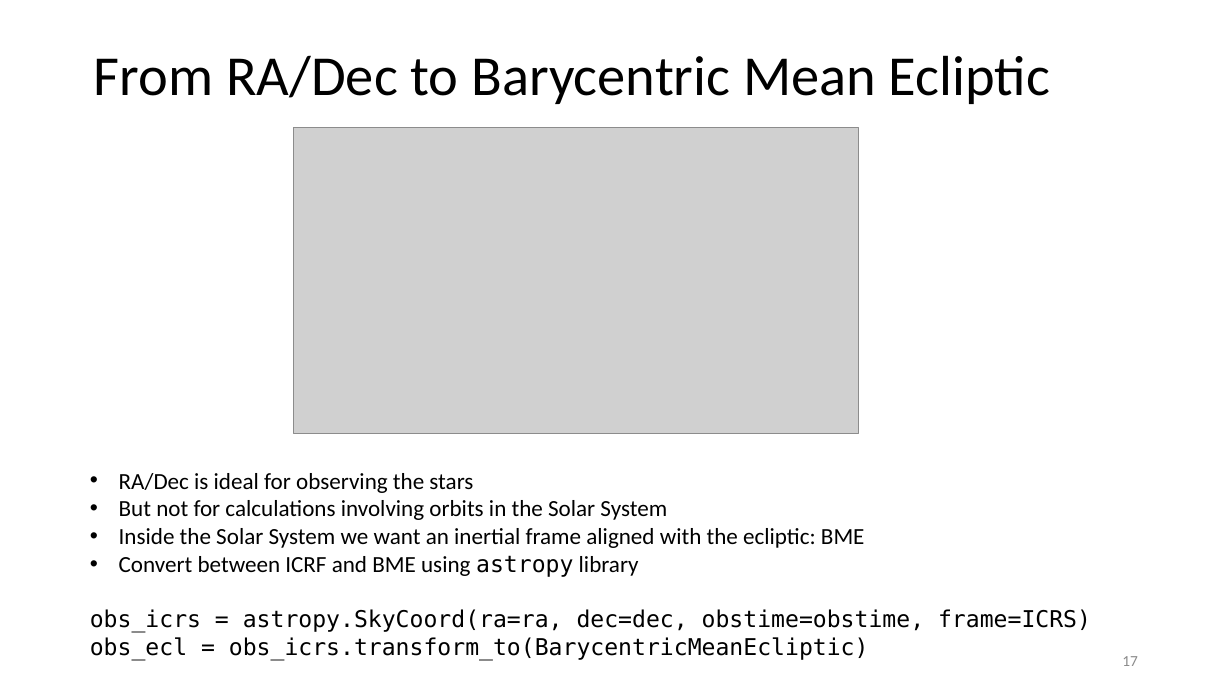
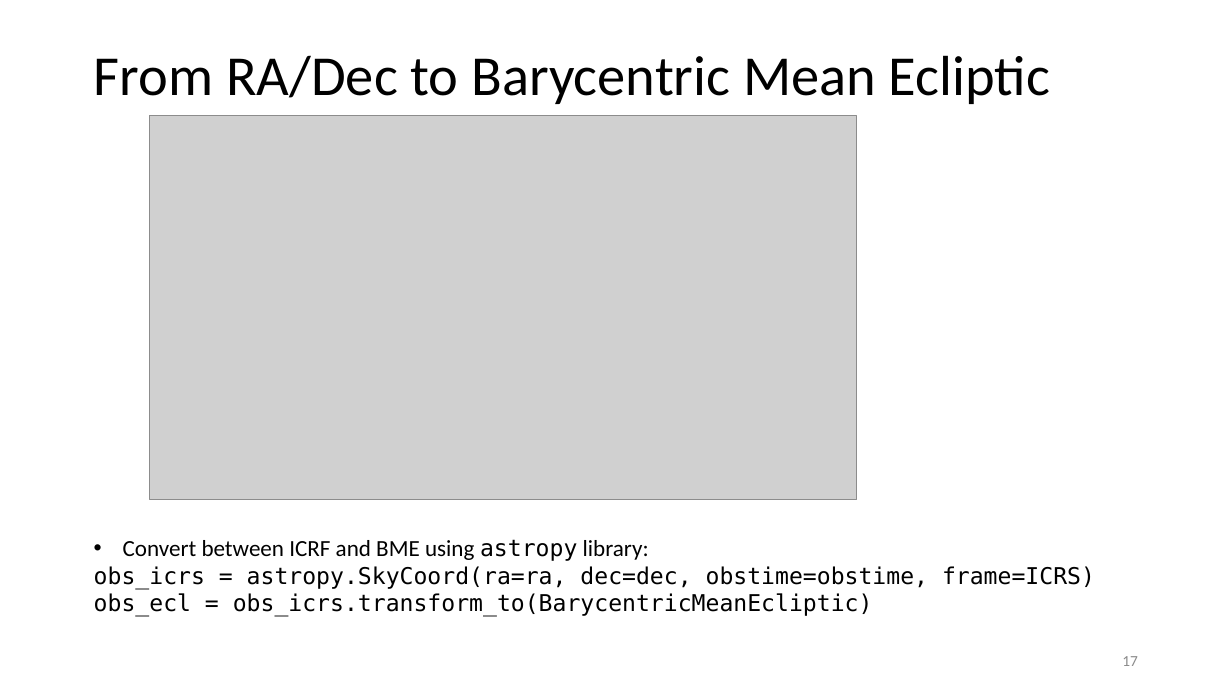
Before and after one commit to memanuel/kepler-sieve, a slide deck: slide 17 of presentation/kepler-sieve-slides.pptx. Drawn at 1232x693 pixels with LibreOffice and Linux fonts; fonts in the diff are those of the drawing; grey boxes stand for pictures. Boxes give left, top, right and bottom in pixels: in the first picture for what was removed or moved away, otherwise in the second. Text is boxed around its words. In the diff, an @@ line names an element or a change of style, - is before the commit and + after.

Commit message:
revised presentation / less text

```diff
--- a/presentation/kepler-sieve-slides.pptx
+++ b/presentation/kepler-sieve-slides.pptx
@@ picture: place and size @@
-picture at [294,128,859,434]
+picture at [150,116,857,500]
@@ text "Convert between ICRF and BME ...": place and size @@
-text "Convert between ICRF and BME ..." at [90,473,1091,661]
+text "Convert between ICRF and BME ..." at [94,539,1095,617]
@@ text at [123,539,649,561]: text changed @@
-• RA/Dec is ideal for observing the stars
-• But not for calculations involving orbits in the Solar System
-• Inside the Solar System we want an inertial frame aligned with the ecliptic: BME
-• Convert between ICRF and BME using astropy library
+• Convert between ICRF and BME using astropy library:
```
Also in this commit, not shown: 21 other slides changed, 1 slide added, 5 slides removed, 7 other files.
